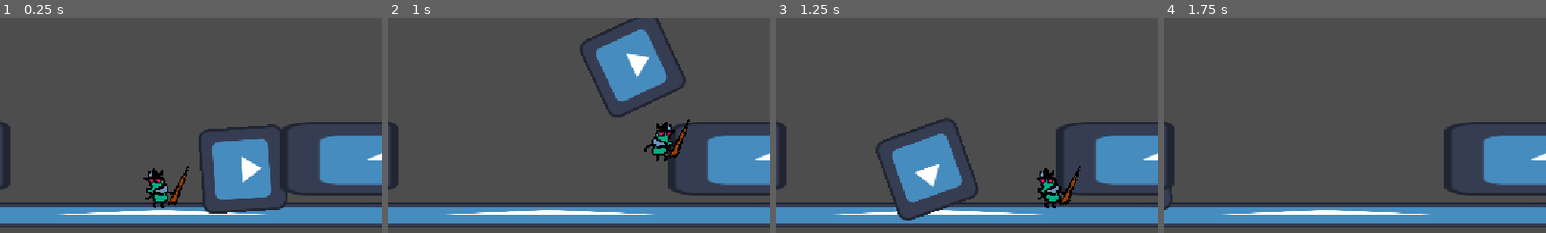
Above: before the commit, frames 1-4 (left to right).
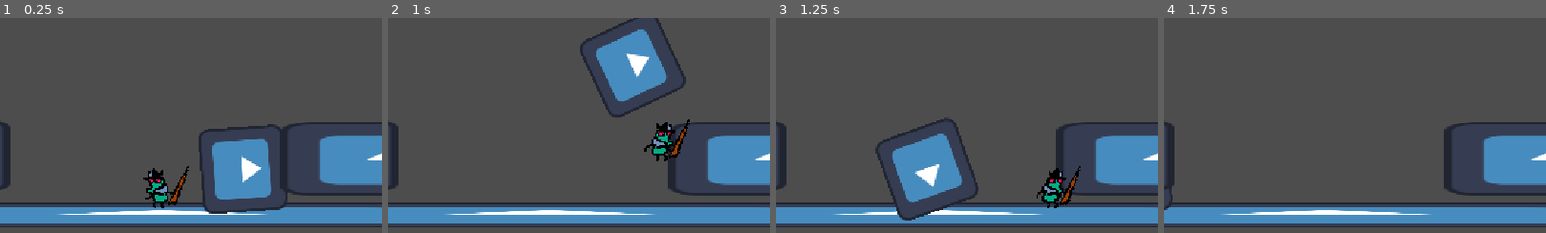
Above: after the commit, the same moments.

Repository: EthanGrane/Jamopithecus
Game: Godot game, scene res://GAME/Player/TEST.tscn
The game is run twice, just before and just after one commit, with the same random seed, the same clock (stepped at 60 frames per second) and the same inputs. The engine's default icon, where the game draws it, is replaced by a stand-in: a white triangle on a blue panel in a dark square.
Inputs:
- Up to frame 1 (0.25 s): no input
- Up to frame 2 (1 s): hold D (Right) from 0.53 s (still down); tap Space (Lanzar) at 0.6 s; tap W (Salto) at 0.77 s
- Up to frame 3 (1.25 s): keep holding D (Right)
- Up to frame 4 (1.75 s): keep holding D (Right); tap Space (Lanzar) at 1.35 s; tap W (Salto) at 1.52 s
The pictures show only the part of the screen within x 28-78%, y 50-100%; the shares and areas given below are measured in that part.

Frames 1-2 are identical in both runs. In frame 3, 0.6% of the frame differs, in the area x 68-76%, y 69-89%; in frame 4, nothing differs.

Commit message:
mini_fix

Diff:
--- a/GAME/Player/Player_movement.gd
+++ b/GAME/Player/Player_movement.gd
@@ -102,7 +102,7 @@
 	var frena = frenada_suelo if is_on_floor() else frenada_aire
 	if velocity.x > 0.0:
 		$Sprite2D.flip_h = true
-	else:
+	elif velocity.x < 0.0:
 		$Sprite2D.flip_h = false
 	if direccion != 0.0:
 		velocity.x = move_toward(velocity.x, direccion * velocidad, acelera * delta)
